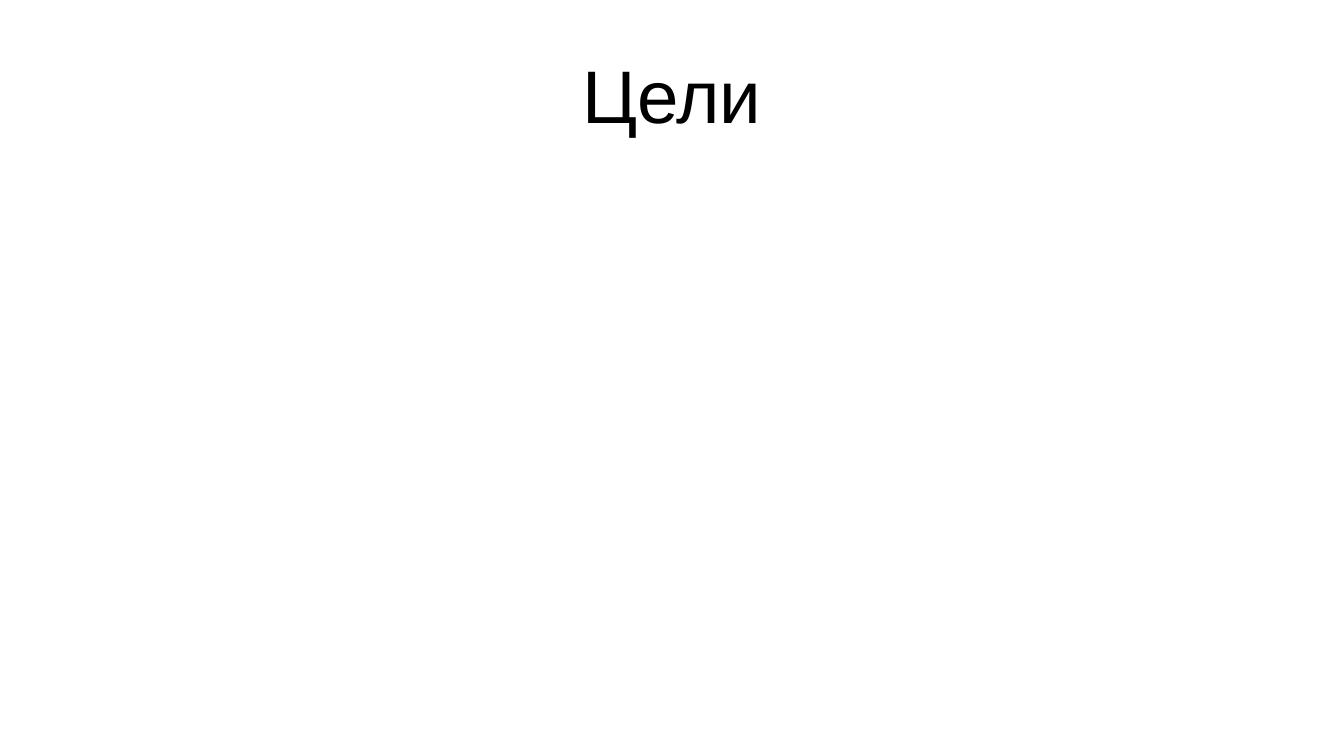
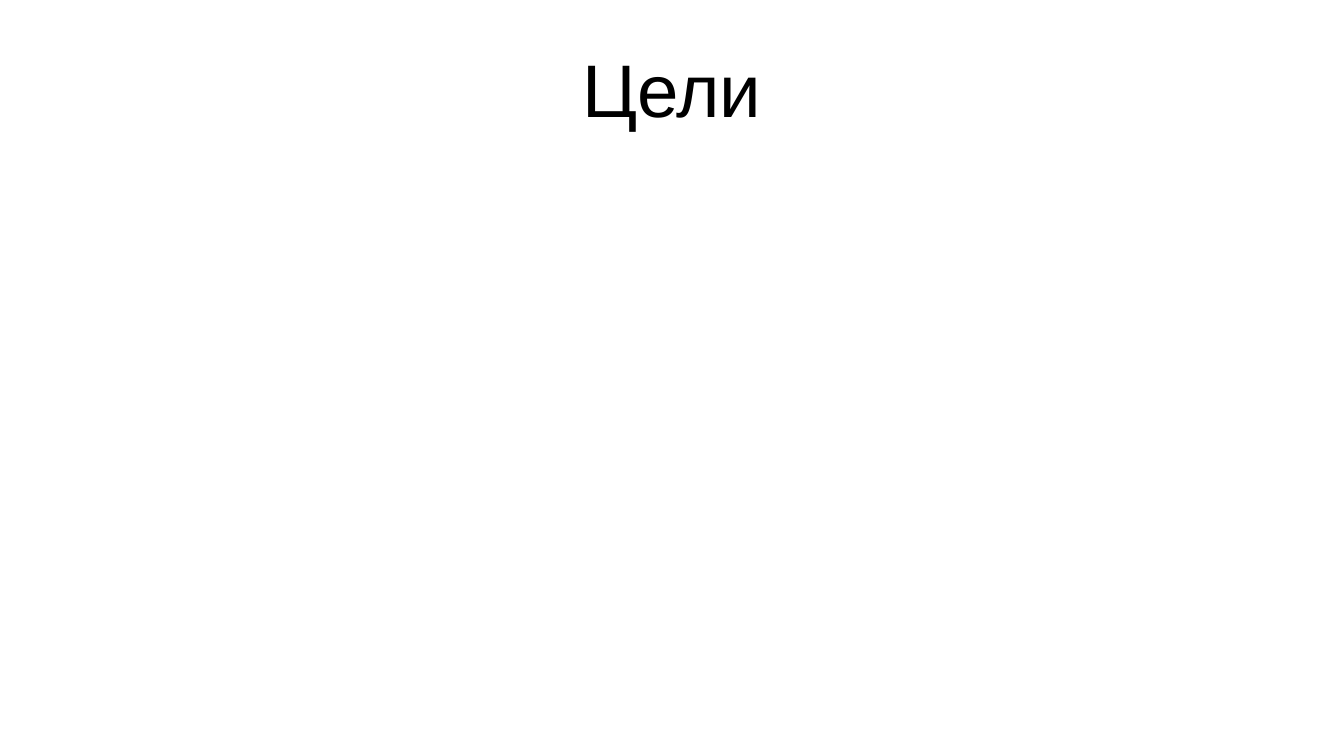
Before and after one commit to RAdKuzur/ASTU, a slide deck: slide 6 of Дипломная работа/Презентация диплома.pptx (slide 4 before the commit). Drawn at 1344x756 pixels with LibreOffice and Linux fonts; fonts in the diff are those of the drawing. Boxes give left, top, right and bottom in pixels: in the first picture for what was removed or moved away, otherwise in the second. Text is boxed around its words. In the diff, an @@ line names an element or a change of style, - is before the commit and + after.

```diff
--- a/Дипломная работа/Презентация диплома.pptx
+++ b/Дипломная работа/Презентация диплома.pptx
@@ title "Цели" at [582,65,761,131]: line spacing 1 to 0.9 @@
```
Also in this commit, not shown: 1 other slide changed, 5 slides added, 3 slides removed, 2 other files.
